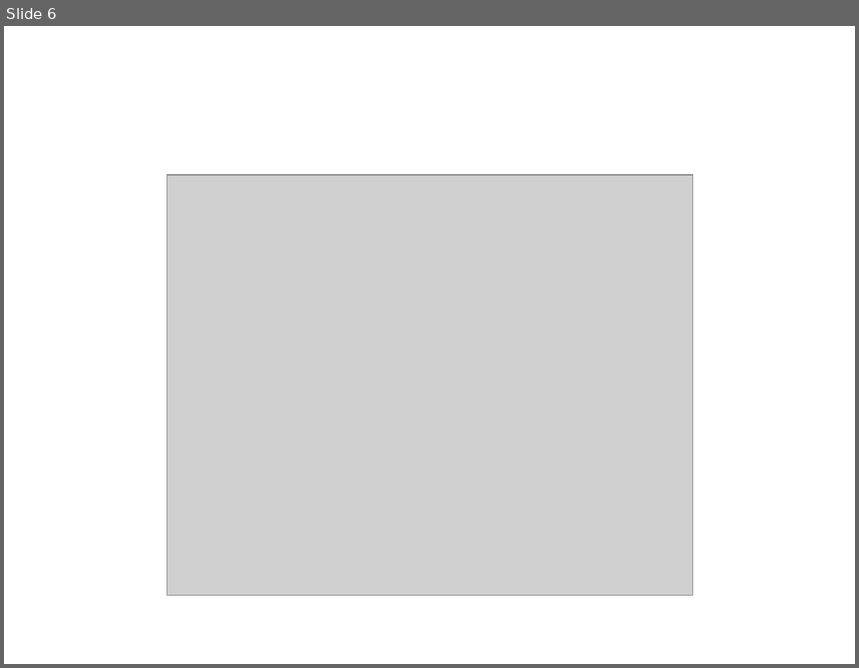
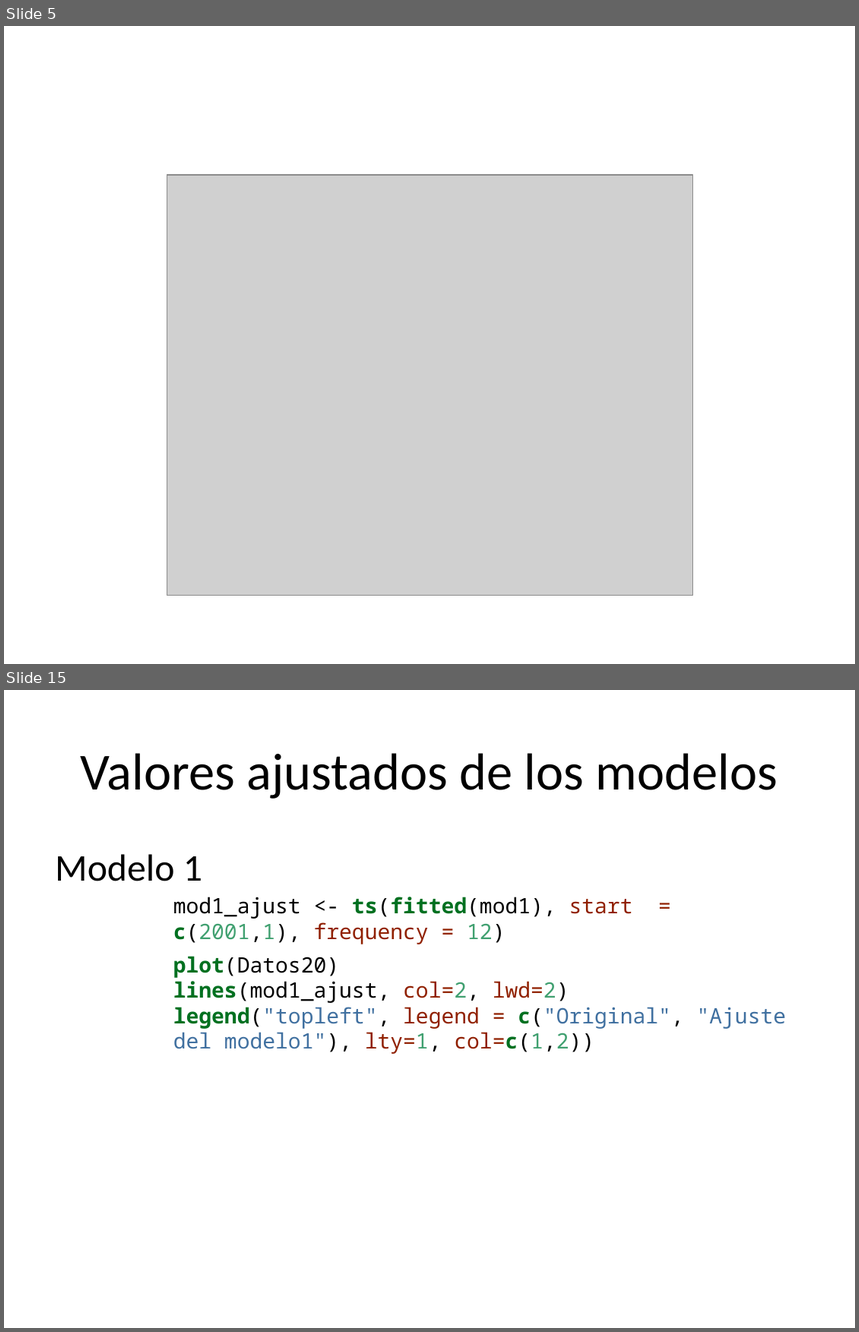
Before and after one commit to Jennifer-Salazar/Trabajo-1-Estadistica-3, a slide deck: Borrador.pptx. Shown one above the other, each under a label of ours: slide 6 before the commit, slides 5 and 15 after it; the slides between them are not shown. The pictures are 859x668 and 859x1332 pixels, drawn with LibreOffice and Linux fonts; fonts in the diff are those of the drawing; grey boxes stand for pictures. Boxes give left, top, right and bottom in pixels: in the first picture for what was removed or moved away, otherwise in the second. Text is boxed around its words. In the diff, an @@ line names an element or a change of style, - is before the commit and + after.

```diff
--- a/Borrador.pptx
+++ b/Borrador.pptx
@@ slide 15 added at [4,690,855,1328], background #FFFFFF @@
@@ title added at [81,753,778,799], 44 pt, text #000000 @@
+Valores ajustados de los modelos
@@ text added at [55,854,787,1054], 18 pt, text #000000 @@
+Modelo 1
+mod1_ajust <- ts(fitted(mod1), start = c(2001,1), frequency = 12)
+plot(Datos20)
+lines(mod1_ajust, col=2, lwd=2)
+legend("topleft", legend = c("Original", "Ajuste del modelo1"), lty=1, col=c(1,2))
@@ what was slide 6 is now slide 5 @@
```
Also in this commit, not shown: 2 slides changed, 38 other slides added, 1 slide removed, 1 other file.
